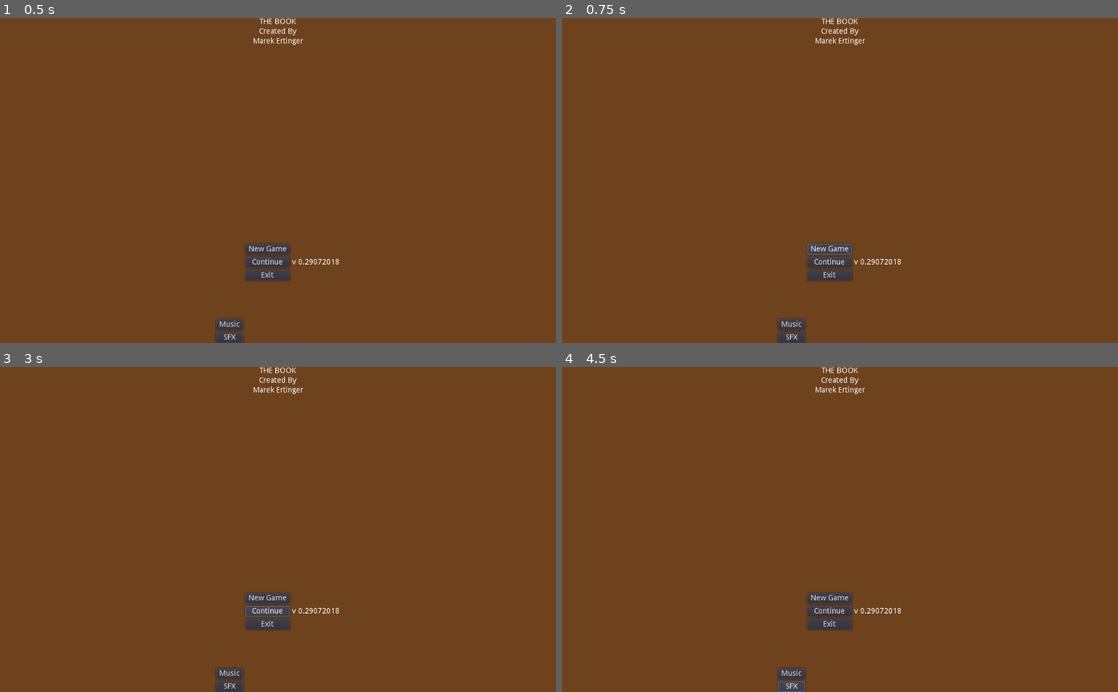
Above: before the commit, frames 1-4 (two rows, left to right).
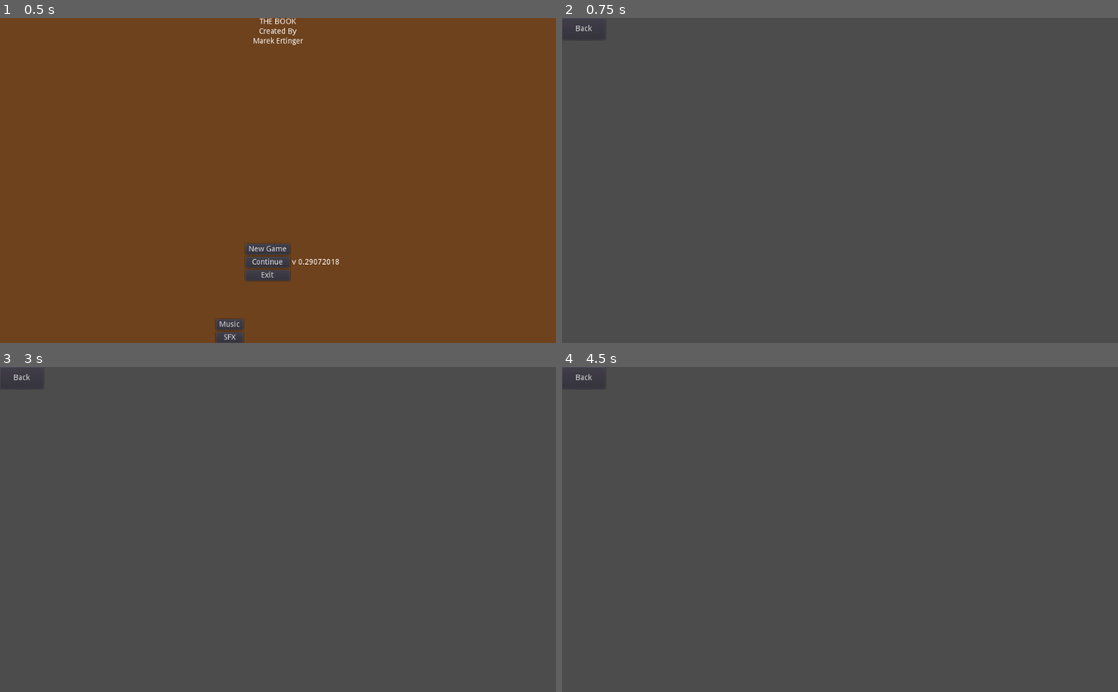
Above: after the commit, the same moments.

Repository: MEITdev/GameBook_mockup
Game: Godot game, scene res://Title_Screen.tscn
Two runs of this game, one before a commit and one after it. Both use one fixed random seed, a clock stepped at 60 frames per second and the inputs below. Before the commit the project has no main scene; this scene is started directly in both runs.
Inputs (mouse positions are in pixels of both pictures, inside the frame that each line leads up to):
- Up to frame 1 (0.5 s): no input
- Up to frame 2 (0.75 s): click "New Game" at 0.5 s
- Up to frame 3 (3 s): click (22, 376) at 1.25 s, where only the run after the commit has a clickable "Back"; click "New Game" at 2 s; click (266, 610) at 2.75 s, where only the run before the commit has a clickable "Continue"
- Up to frame 4 (4.5 s): click (828, 610) at 3.5 s, where only the run before the commit has a clickable "Continue"; click (789, 685) at 4.25 s, where only the run before the commit has a clickable "SFX"

Frame 1 is identical in both runs. In frame 2, 99% of the frame differs, in the area x 0-100%, y 0-100%; in frame 3, 99%; in frame 4, 99%.

Commit message:
exit button now works, also game scene added

Diff:
--- /dev/null
+++ b/Button.gd
@@ -0,0 +1,19 @@
+extends Button
+
+# class member variables go here, for example:
+# var a = 2
+# var b = "textvar"
+
+func _ready():
+	# Called when the node is added to the scene for the first time.
+	# Initialization here
+	pass
+
+#func _process(delta):
+#	# Called every frame. Delta is time since last frame.
+#	# Update game logic here.
+#	pass
+
+
+func _on_Button_pressed():
+	get_tree().change_scene("res://Title_Screen.tscn")
--- /dev/null
+++ b/Game.tscn
@@ -0,0 +1,66 @@
+[gd_scene load_steps=2 format=2]
+
+[ext_resource path="res://Button.gd" type="Script" id=1]
+
+[node name="MarginContainer" type="MarginContainer" index="0"]
+
+anchor_left = 0.0
+anchor_top = 0.0
+anchor_right = 0.0
+anchor_bottom = 0.0
+margin_right = 8.0
+margin_bottom = 40.0
+rect_pivot_offset = Vector2( 0, 0 )
+rect_clip_content = false
+mouse_filter = 0
+mouse_default_cursor_shape = 0
+size_flags_horizontal = 1
+size_flags_vertical = 1
+
+[node name="Label" type="Label" parent="." index="0"]
+
+anchor_left = 0.0
+anchor_top = 0.0
+anchor_right = 0.0
+anchor_bottom = 0.0
+margin_left = 8.0
+margin_top = 13.0
+margin_right = 88.0
+margin_bottom = 27.0
+rect_pivot_offset = Vector2( 0, 0 )
+rect_clip_content = false
+mouse_filter = 2
+mouse_default_cursor_shape = 0
+size_flags_horizontal = 1
+size_flags_vertical = 4
+text = "In the Game"
+percent_visible = 1.0
+lines_skipped = 0
+max_lines_visible = -1
+
+[node name="Button" type="Button" parent="." index="1"]
+
+anchor_left = 0.0
+anchor_top = 0.0
+anchor_right = 0.0
+anchor_bottom = 0.0
+margin_left = 8.0
+margin_right = 88.0
+margin_bottom = 40.0
+rect_pivot_offset = Vector2( 0, 0 )
+rect_clip_content = false
+focus_mode = 2
+mouse_filter = 0
+mouse_default_cursor_shape = 0
+size_flags_horizontal = 1
+size_flags_vertical = 1
+toggle_mode = false
+enabled_focus_mode = 2
+shortcut = null
+group = null
+text = "Back"
+flat = false
+align = 1
+script = ExtResource( 1 )
+
+[connection signal="pressed" from="Button" to="Button" method="_on_Button_pressed"]
--- /dev/null
+++ b/Title_Screen.gd
@@ -0,0 +1,22 @@
+extends MarginContainer
+
+# class member variables go here, for example:
+# var a = 2
+# var b = "textvar"
+
+func _ready():
+	# Called when the node is added to the scene for the first time.
+	# Initialization here
+	pass
+
+#func _process(delta):
+#	# Called every frame. Delta is time since last frame.
+#	# Update game logic here.
+#	pass
+
+
+func _on_NewGame_pressed():
+	get_tree().change_scene("res://Game.tscn")
+
+func _on_Exit_pressed():
+	get_tree().quit()
--- a/Title_Screen.tscn
+++ b/Title_Screen.tscn
@@ -1,4 +1,6 @@
-[gd_scene format=2]
+[gd_scene load_steps=2 format=2]
+
+[ext_resource path="res://Title_Screen.gd" type="Script" id=1]
 
 [node name="MarginContainer" type="MarginContainer" index="0"]
 
@@ -12,6 +14,7 @@
 mouse_default_cursor_shape = 0
 size_flags_horizontal = 1
 size_flags_vertical = 1
+script = ExtResource( 1 )
 
 [node name="ColorRect" type="ColorRect" parent="." index="0"]
 
@@ -65,8 +68,9 @@
 
 anchor_left = 0.0
 anchor_top = 0.0
-anchor_right = 1.0
-anchor_bottom = 0.0
+anchor_right = 0.0
+anchor_bottom = 0.0
+margin_right = 1016.0
 margin_bottom = 50.0
 rect_pivot_offset = Vector2( 0, 0 )
 rect_clip_content = false
@@ -350,3 +354,7 @@
 percent_visible = 1.0
 lines_skipped = 0
 max_lines_visible = -1
+
+[connection signal="pressed" from="VBoxContainer/BottomHalf/Middle/NewGame" to="." method="_on_NewGame_pressed"]
+
+[connection signal="pressed" from="VBoxContainer/BottomHalf/Middle/Exit" to="." method="_on_Exit_pressed"]
--- a/project.godot
+++ b/project.godot
@@ -11,6 +11,7 @@
 [application]
 
 config/name="GameBook_mockup"
+run/main_scene="res://Title_Screen.tscn"
 config/icon="res://icon.png"
 
 [rendering]
